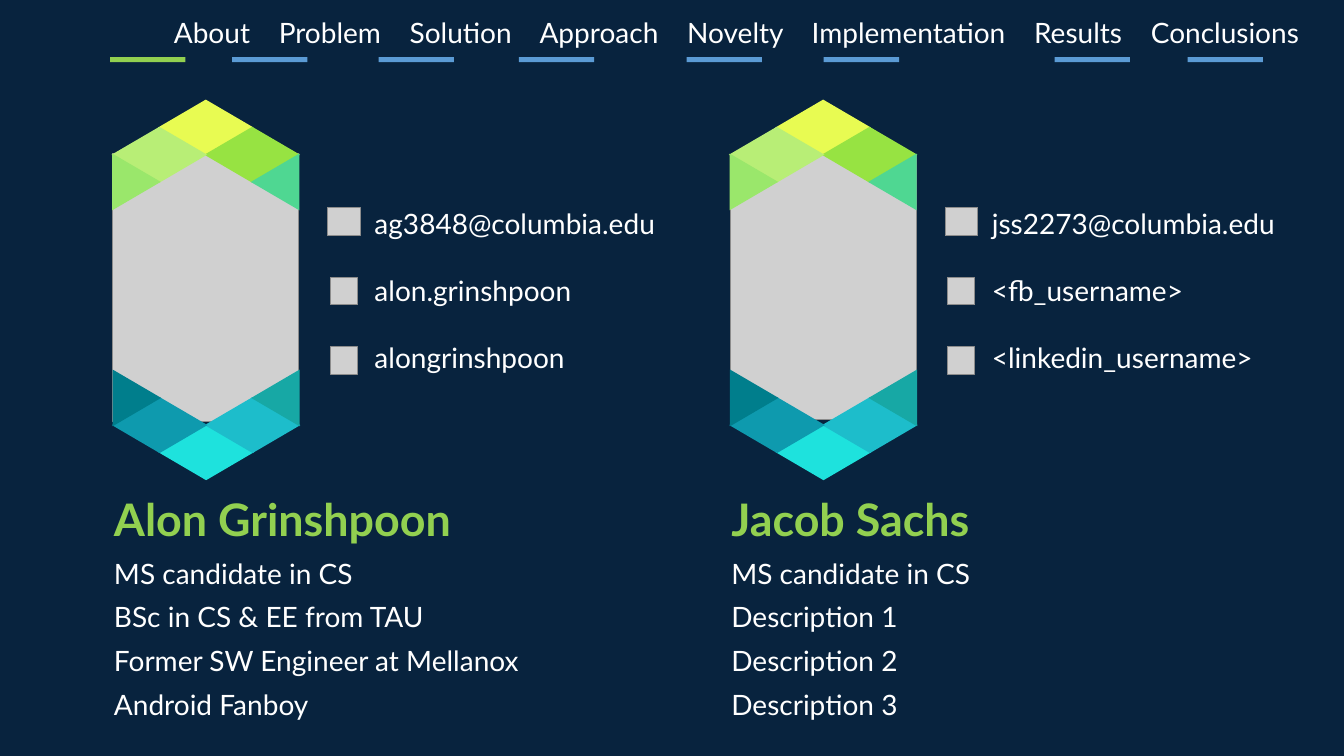
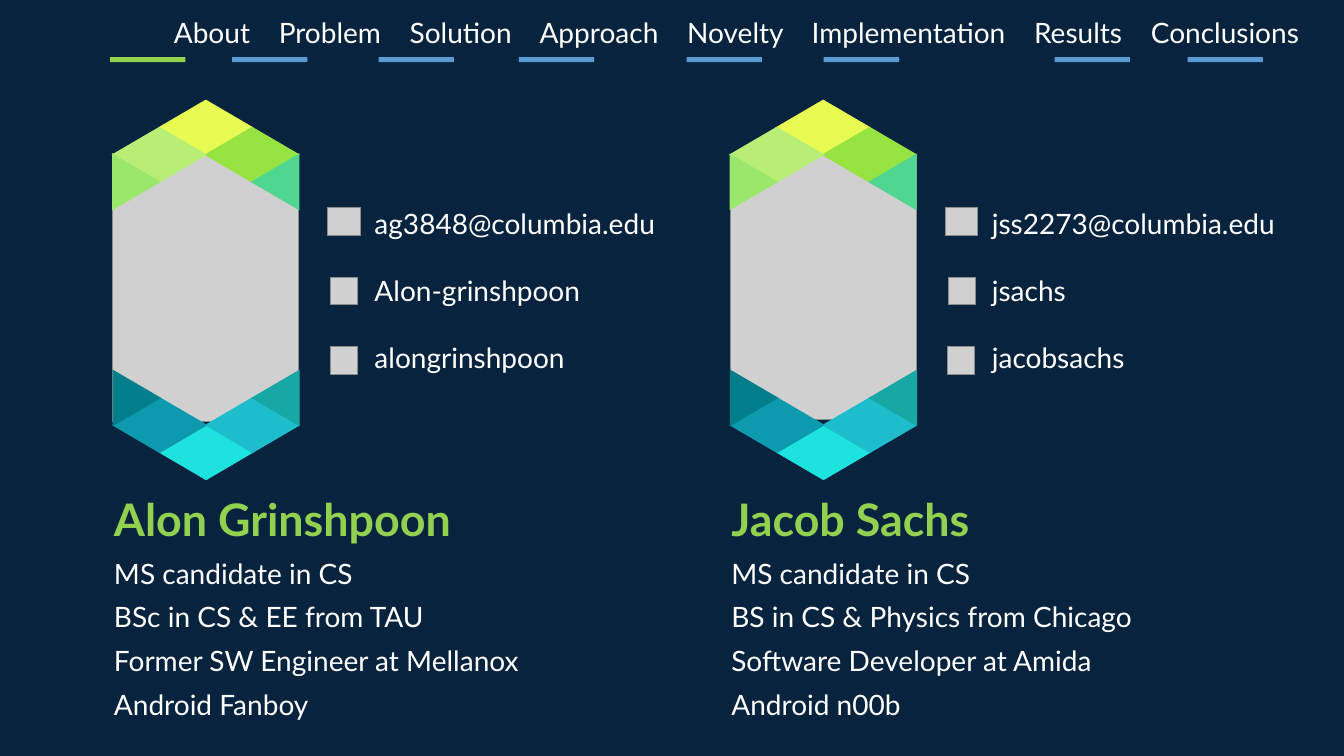
Before and after one commit to jsachs/infer, a slide deck: slide 2 of infeRS/InfeRS.pptx. Drawn at 1344x756 pixels with LibreOffice and Linux fonts; fonts in the diff are those of the drawing; grey boxes stand for pictures. Boxes give left, top, right and bottom in pixels: in the first picture for what was removed or moved away, otherwise in the second. Text is boxed around its words. In the diff, an @@ line names an element or a change of style, - is before the commit and + after.

```diff
--- a/infeRS/InfeRS.pptx
+++ b/infeRS/InfeRS.pptx
@@ text at [374, 280, 580, 306]: text changed @@
-alon.grinshpoon
+Alon-grinshpoon
@@ text at [992, 280, 1125, 373]: text changed @@
-<fb_username>
-<linkedin_username>
+jsachs
+jacobsachs
@@ text at [731, 606, 1132, 716]: text changed @@
-Description 1
-Description 2
-Description 3
+BS in CS & Physics from Chicago
+Software Developer at Amida
+Android n00b
```
Also in this commit, not shown: 11 other slides changed, 1 slide added, 4 slides removed.
